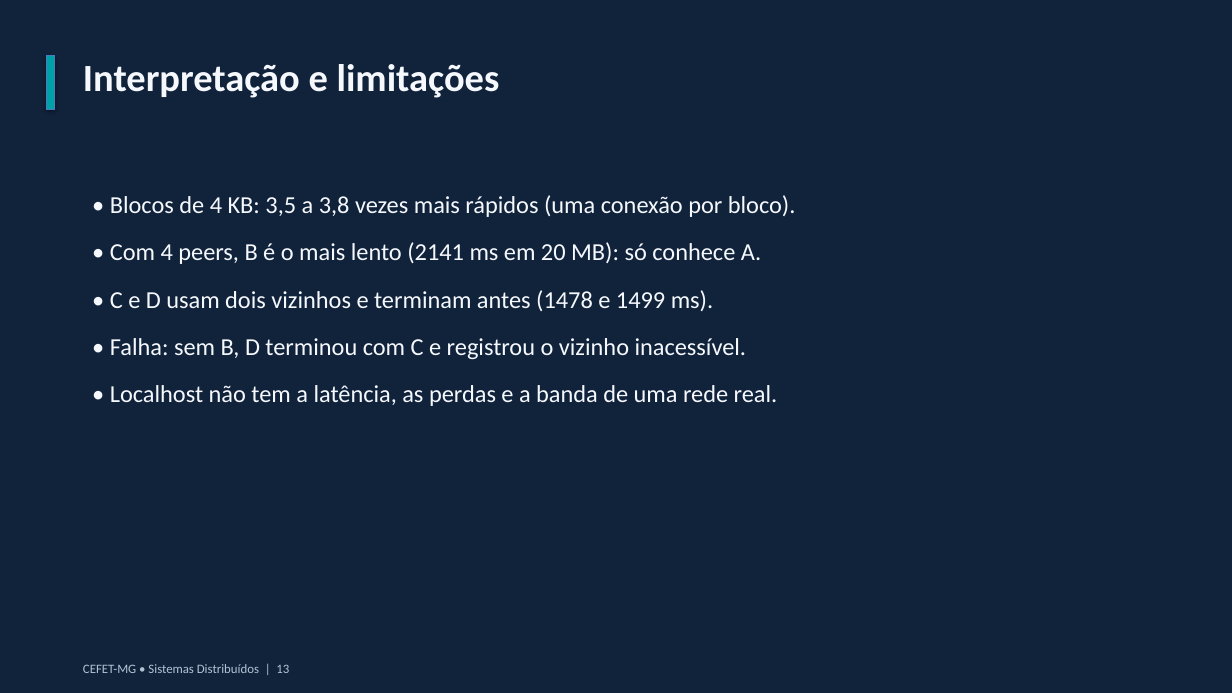
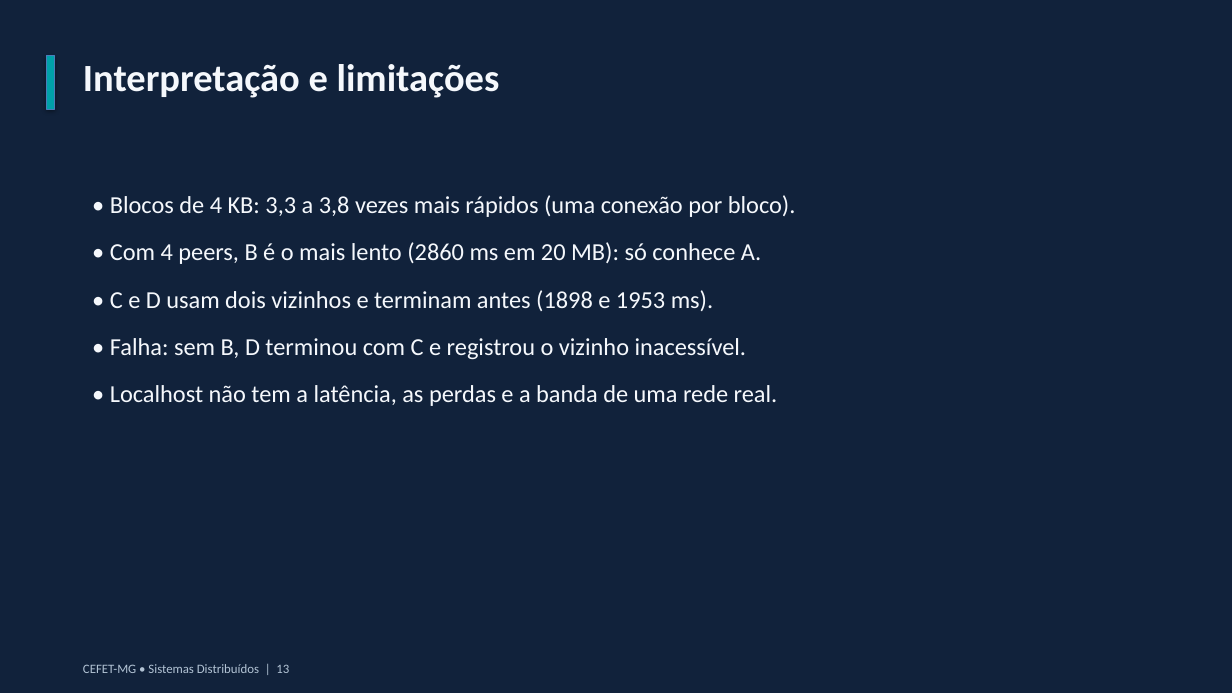
Before and after one commit to allinesferreira/CEFET-SD_TP2, a slide deck: slide 13 of docs/apresentacao.pptx. Drawn at 1232x693 pixels with LibreOffice and Linux fonts; fonts in the diff are those of the drawing. Boxes give left, top, right and bottom in pixels: in the first picture for what was removed or moved away, otherwise in the second. Text is boxed around its words. In the diff, an @@ line names an element or a change of style, - is before the commit and + after.

```diff
--- a/docs/apresentacao.pptx
+++ b/docs/apresentacao.pptx
@@ text at (110,195,796,311): text changed @@
-• Blocos de 4 KB: 3,5 a 3,8 vezes mais rápidos (uma conexão por bloco).
-• Com 4 peers, B é o mais lento (2141 ms em 20 MB): só conhece A.
-• C e D usam dois vizinhos e terminam antes (1478 e 1499 ms).
+• Blocos de 4 KB: 3,3 a 3,8 vezes mais rápidos (uma conexão por bloco).
+• Com 4 peers, B é o mais lento (2860 ms em 20 MB): só conhece A.
+• C e D usam dois vizinhos e terminam antes (1898 e 1953 ms).
```
Also in this commit, not shown: 4 other slides changed.
